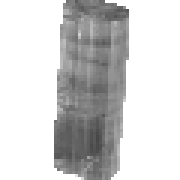
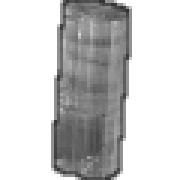
Two versions of the same layered image (180x180). Layer-by-layer changes:
added layer "outline" above "Pasted Layer" over [51, 0, 132, 180]
